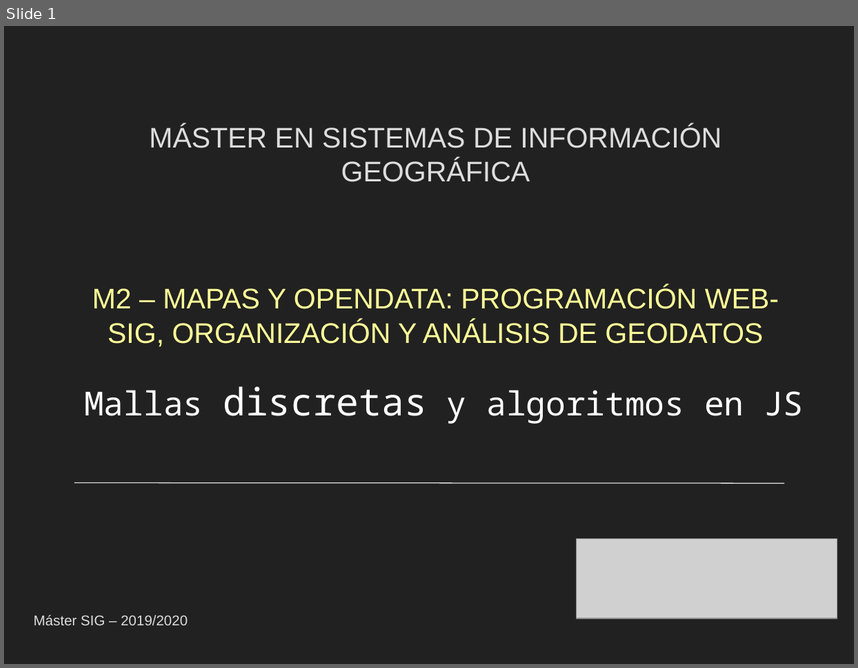
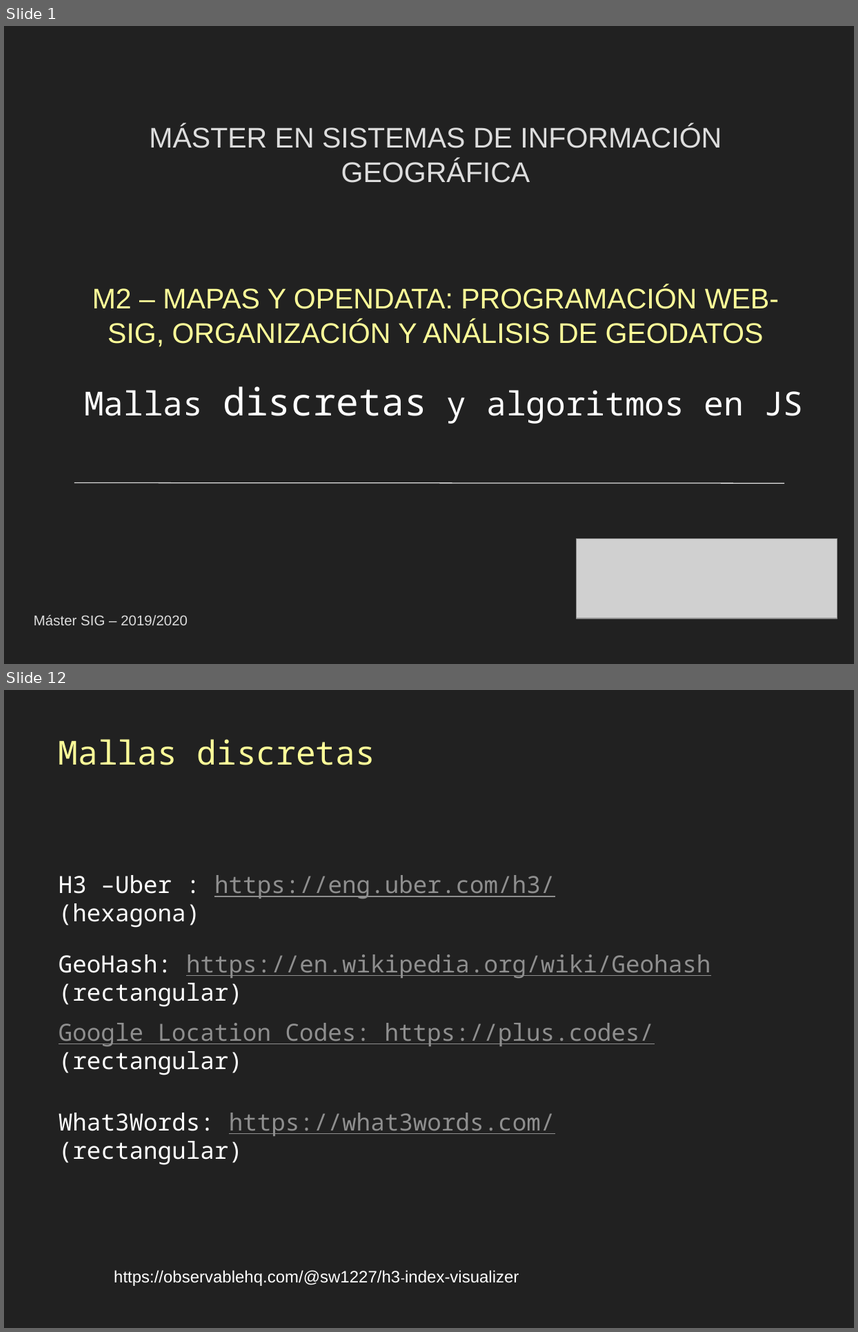
Before and after one commit to gis-master-m2/m2-geoweb, a slide deck: docs/presentacion/Mallas-algoritmos-js.pptx. Shown one above the other, each under a label of ours: slide 1 before the commit, slides 1 and 12 after it; the slides between them are not shown. The pictures are 858x668 and 858x1332 pixels, drawn with LibreOffice and Linux fonts; fonts in the diff are those of the drawing; grey boxes stand for pictures. Boxes give left, top, right and bottom in pixels: in the first picture for what was removed or moved away, otherwise in the second. Text is boxed around its words. In the diff, an @@ line names an element or a change of style, - is before the commit and + after.

```diff
--- a/docs/presentacion/Mallas-algoritmos-js.pptx
+++ b/docs/presentacion/Mallas-algoritmos-js.pptx
@@ slide 12 added at <box>4,690,854,1328</box>, background #212121 @@
@@ text added at <box>59,739,375,765</box>, 28 pt, text #FFFF99 @@
+Mallas discretas
@@ text added at <box>59,875,555,927</box>, 20 pt, text #8F8F8F, underline @@
+H3 –Uber : https://eng.uber.com/h3/ (hexagona)
@@ text added at <box>59,954,711,1007</box>, 20 pt, text #8F8F8F, underline @@
+GeoHash: https://en.wikipedia.org/wiki/Geohash (rectangular)
@@ text added at <box>59,1023,654,1075</box>, 20 pt, text #8F8F8F, underline @@
+Google Location Codes: https://plus.codes/ (rectangular)
@@ text added at <box>59,1112,555,1165</box>, 20 pt, text #FFFFFF @@
+What3Words: https://what3words.com/ (rectangular)
@@ text added at <box>114,1270,519,1285</box>, 14 pt, text #FFFFFF @@
+https://observablehq.com/@sw1227/h3-index-visualizer
```
Also in this commit, not shown: 6 slides changed, 3 other slides added, 4 slides removed, 1 other file.
